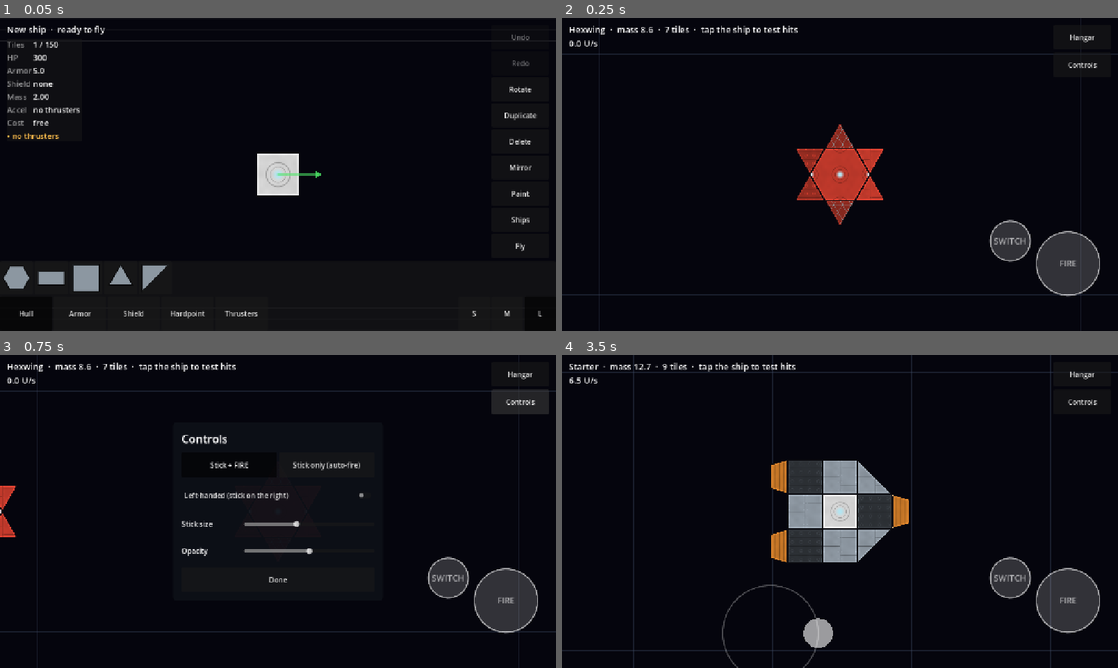
Above: before the commit, frames 1-4 (two rows, left to right).
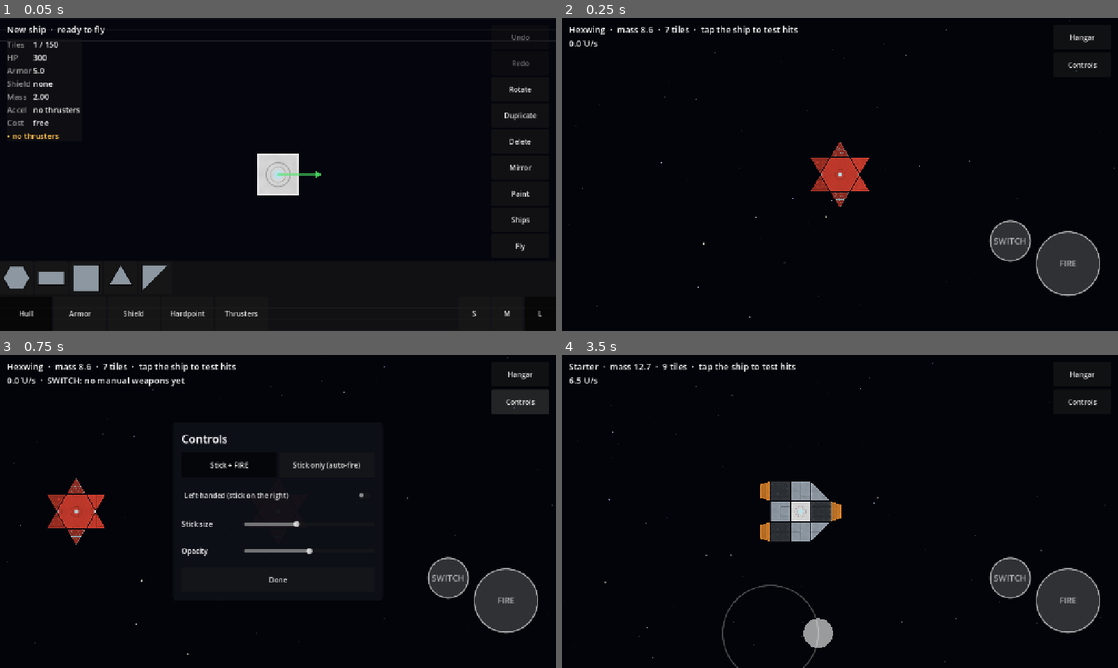
Above: after the commit, the same moments.

Repository: HermanRas/MobileSpaceShooter
Game: Godot game, scene res://dev_preview/drive_flight.tscn
Two runs of this game, one before a commit and one after it. Both use one fixed random seed, a clock stepped at 60 frames per second and the inputs below. This scene is started directly instead of the project's main scene.
Inputs (mouse positions are in pixels of both pictures, inside the frame that each line leads up to):
- Up to frame 1 (0.05 s): no input
- Up to frame 2 (0.25 s): no input
- Up to frame 3 (0.75 s): click "Controls" at 0.5 s
- Up to frame 4 (3.5 s): click "Done" at 1.25 s; tap Enter at 2 s; drag from (673, 511) to (895, 442) at 2.02 s; drag from (673, 511) to (812, 574) at 2.77 s

Frame 1 is identical in both runs. In frame 2, 2.9% of the frame differs, in the area x 0-100%, y 0-100%; in frame 3, 2.7%; in frame 4, 8.0%.

Commit message:
Phase 3.5: follow camera, parallax starfield, arena edge
FollowCamera leads the ship by its velocity and zooms out at speed, sized from
the ship's extent, and snaps on long jumps. The Starfield is a screen-space
shader with three parallax layers of hashed, twinkling stars. Arena (model,
tested) gives the sandbox a 240 U square: a red edge in the world, a red
screen-border glow and a warning near it, and a push back in past it. Tuning
in flight.json. drive_flight checks the lead, zoom, warning and push.

Co-Authored-By: Claude Opus 5.5 <noreply@anthropic.com>

Diff:
--- a/game/data/flight.json
+++ b/game/data/flight.json
@@ -11,5 +11,20 @@
 	"stop_speed_u": 0.05,
 	"stop_spin": 0.05,
 	"min_throttle": 0.05,
-	"ion_cooldown_rate": 2.0
+	"ion_cooldown_rate": 2.0,
+	"camera": {
+		"_doc": "Follow camera (3.5). The ship's longest side takes ship_screen_share of the screen height at rest; the view zooms out by speed_zoom_out per U/s, down to min_zoom_share of that. It leads the ship by look_ahead_s of its velocity.",
+		"ship_screen_share": 0.22,
+		"speed_zoom_out": 0.025,
+		"min_zoom_share": 0.6,
+		"look_ahead_s": 0.45,
+		"follow_rate": 6.0,
+		"zoom_rate": 2.0
+	},
+	"arena": {
+		"_doc": "The flight sandbox's bounds (3.5): a square of half_size_u around the start. Inside warn_margin_u of the edge the HUD warns; past the edge a push of push_back U/s^2 per U of depth steers the ship back. Story mode replaces the push with the world map (4.10).",
+		"half_size_u": 120.0,
+		"warn_margin_u": 25.0,
+		"push_back": 3.0
+	}
 }
--- a/game/dev_preview/drive_flight.gd
+++ b/game/dev_preview/drive_flight.gd
@@ -50,7 +50,47 @@
 
 	await _step_fly_the_starter_with_the_stick()
 	await _step_control_layouts()
+	await _step_camera_and_arena()
 	_finish()
+
+
+## Phase 3.5: the camera leads and zooms out at speed; the arena warns and pushes back.
+func _step_camera_and_arena() -> void:
+	var errors: PackedStringArray = []
+	_hangar.load_blueprint(Blueprint.from_dict(Data.json_dir("blueprints")["starter"], errors))
+	await _frames(2)
+	var sandbox: FlightSandbox = _hangar.fly()
+	await _frames(3)
+	var ship := sandbox.ship
+	var camera := get_viewport().get_camera_2d()
+	var rest_zoom := camera.zoom.x
+	var base := Vector2(300, 400)
+	_touch_at(0, base, true)
+	await _frames(1)
+	_drag_to(0, base + Vector2(110, 0))
+	await _physics_frames(150)
+	var lead := camera.get_screen_center_position() - ship.global_position
+	_check(lead.x > 20.0, "the camera leads the ship along its velocity (%.0f px ahead)" % lead.x)
+	_check(camera.zoom.x < rest_zoom * 0.95, "and zooms out at speed (%.2f -> %.2f)" % [rest_zoom, camera.zoom.x])
+	_save_shot("drive_flight_space.png")
+	_touch_at(0, base + Vector2(110, 0), false)
+	await _physics_frames(30)
+
+	var half := sandbox.arena.half_size_u * PX
+	_teleport(ship, Vector2(half - 5.0 * PX, 0))
+	await _physics_frames(2)
+	await _frames(2)
+	_check(sandbox._edge_glow.strength > 0.5 and "leaving" in sandbox._hud.text,
+			"near the edge: the glow (%.2f) and the warning (%s)" % [sandbox._edge_glow.strength, sandbox._hud.text])
+	_save_shot("drive_flight_edge.png")
+	_teleport(ship, Vector2(half + 10.0 * PX, 0))
+	await _physics_frames(2)
+	_check((ship.global_position.x - half) / PX > 9.0, "teleported past the edge")
+	await _physics_frames(180)
+	var depth := (ship.global_position.x - half) / PX
+	_check(depth < 8.0, "past the edge it's pushed back in (10 U out -> %.1f U)" % depth)
+	_hangar.land()
+	await _frames(2)
 
 
 ## Phase 3.4: stick + FIRE with two fingers at once, the 1-stick scheme, and the left-handed
@@ -147,6 +187,14 @@
 	_check(absf(ship.angular_velocity) < 0.1, "and stops turning (%.3f rad/s)" % ship.angular_velocity)
 	_hangar.land()
 	await _frames(2)
+
+
+## Moves a rigid body through the physics server; setting global_position on an awake body is
+## overwritten by the next physics step.
+func _teleport(body: RigidBody2D, at: Vector2) -> void:
+	PhysicsServer2D.body_set_state(body.get_rid(), PhysicsServer2D.BODY_STATE_TRANSFORM, Transform2D(0.0, at))
+	PhysicsServer2D.body_set_state(body.get_rid(), PhysicsServer2D.BODY_STATE_LINEAR_VELOCITY, Vector2.ZERO)
+	PhysicsServer2D.body_set_state(body.get_rid(), PhysicsServer2D.BODY_STATE_ANGULAR_VELOCITY, 0.0)
 
 
 func _touch_at(finger: int, at: Vector2, pressed: bool) -> void:
--- a/game/src/flight/flight_sandbox.gd
+++ b/game/src/flight/flight_sandbox.gd
@@ -6,7 +6,8 @@
 ## its undo history and unsaved edits. The ship spawns as a physics body flown by a
 ## FlightController (3.3) from the FlightControls (3.4: stick, FIRE, SWITCH, laid out from
 ## Settings; WASD/arrows/gamepad too). Tapping the ship highlights the tile a physics query hit
-## (the 3.1 check). The starfield and follow camera come in 3.5.
+## (the 3.1 check). A FollowCamera and a parallax Starfield (3.5); the Arena warns near its edge
+## and pushes the ship back in past it.
 
 signal closed
 
@@ -17,7 +18,11 @@
 ## How long building the ship body took, for the debug Perf log.
 var last_spawn_usec: int = 0
 
-var _camera := Camera2D.new()
+var arena: Arena
+
+var _camera := FollowCamera.new()
+var _arena_view := _ArenaView.new()
+var _edge_glow := _EdgeGlow.new()
 var _status := Label.new()
 var _picked := -1
 var _overlay := Node2D.new()
@@ -31,11 +36,13 @@
 
 ## Spawns `bp` (already validated) at the origin.
 func open(bp: Blueprint, placement: Placement) -> void:
+	var flight: Dictionary = Data.table(&"flight")
+	arena = Arena.from_table(flight.get("arena", {}))
 	var world := Node2D.new()
 	world.name = "World"
 	add_child(world)
-	var backdrop := _Backdrop.new()
-	world.add_child(backdrop)
+	_arena_view.arena = arena
+	world.add_child(_arena_view)
 
 	var started := Time.get_ticks_usec()
 	ship = ShipBody.create(bp, placement)
@@ -44,13 +51,16 @@
 	pilot = FlightController.new()
 	pilot.name = "Pilot"
 	ship.add_child(pilot)
-	pilot.attach(ship, Data.table(&"flight"))
+	pilot.attach(ship, flight)
 	_overlay.draw.connect(_draw_pick)
 	ship.add_child(_overlay)
 
-	_camera.zoom = Vector2.ONE * _fit_zoom(bp, placement)
 	world.add_child(_camera)
+	_camera.configure(flight.get("camera", {}), ship, _extent_u(bp, placement))
 	_camera.make_current()
+	var stars := Starfield.new()
+	stars.camera = _camera
+	add_child(stars)
 	_build_ui()
 	_show_status()
 
@@ -67,15 +77,24 @@
 	if ship == null:
 		return
 	pilot.stick = controls.stick_value()
-	_camera.position = ship.global_position
+	var warning := arena.warning(ship.global_position / PX)
+	_edge_glow.strength = warning
 	var parts: PackedStringArray = ["%.1f U/s" % (ship.linear_velocity.length() / PX)]
 	if pilot.braking and ship.linear_velocity.length() > 1.0:
 		parts.append("braking")
 	if controls.is_firing():
 		parts.append("FIRE (weapons arrive in Phase 4)")
+	if warning > 0.0:
+		parts.append("leaving the area" if arena.contains(ship.global_position / PX) else "outside the area: turning you back")
 	if Time.get_ticks_msec() < _note_until:
 		parts.append(_note)
 	_hud.text = "  ·  ".join(parts)
+
+
+func _physics_process(_delta: float) -> void:
+	if ship != null:
+		# The sandbox's soft wall. Story mode opens the world map at the edge instead (4.10).
+		ship.apply_central_force(arena.push(ship.global_position / PX) * ship.mass * PX)
 
 
 func _unhandled_input(event: InputEvent) -> void:
@@ -133,6 +152,9 @@
 		_note = "SWITCH: no manual weapons yet"
 		_note_until = Time.get_ticks_msec() + 2000)
 	ui.add_child(controls)
+	_edge_glow.set_anchors_and_offsets_preset(Control.PRESET_FULL_RECT)
+	_edge_glow.mouse_filter = Control.MOUSE_FILTER_IGNORE
+	ui.add_child(_edge_glow)
 	_status.position = Vector2(16, 12)
 	_status.add_theme_font_size_override(&"font_size", 20)
 	_status.mouse_filter = Control.MOUSE_FILTER_IGNORE
@@ -168,23 +190,47 @@
 		_controls_panel.position = (_controls_panel.get_viewport_rect().size - _controls_panel.size) * 0.5
 
 
-## Zoom that shows the whole ship at about a third of the screen height.
-func _fit_zoom(bp: Blueprint, placement: Placement) -> float:
+## The ship's longest side, in U, for the camera's resting zoom.
+func _extent_u(bp: Blueprint, placement: Placement) -> float:
 	var bounds := Rect2()
 	for tile in bp.tiles:
 		for p in placement.tile_polygon(tile):
 			bounds = bounds.expand(p)  # starts at the origin, which the core always covers
-	var extent := maxf(maxf(bounds.size.x, bounds.size.y), 1.0) * PX
-	return clampf(240.0 / extent, 0.25, 3.0)
-
-
-## A plain reference grid so the ship has something to move against until 3.5's starfield.
-class _Backdrop extends Node2D:
-	const STEP := 256.0
-	const REACH := 40
+	return maxf(bounds.size.x, bounds.size.y)
+
+
+## The arena's edge in the world: a red line, drawn the same width on screen at any zoom.
+class _ArenaView extends Node2D:
+	var arena: Arena
+
+	func _process(_delta: float) -> void:
+		queue_redraw()
 
 	func _draw() -> void:
-		var color := Color(0.25, 0.3, 0.4, 0.35)
-		for i in range(-REACH, REACH + 1):
-			draw_line(Vector2(i * STEP, -REACH * STEP), Vector2(i * STEP, REACH * STEP), color, 1.0)
-			draw_line(Vector2(-REACH * STEP, i * STEP), Vector2(REACH * STEP, i * STEP), color, 1.0)
+		if arena == null:
+			return
+		var camera := get_viewport().get_camera_2d()
+		var width := 3.0 / (camera.zoom.x if camera != null else 1.0)
+		var half := arena.half_size_u * ShipMesh.PX_PER_U
+		draw_rect(Rect2(-half, -half, half * 2.0, half * 2.0), Color(1.0, 0.3, 0.25, 0.7), false, width)
+
+
+## A red glow around the screen's edge that strengthens as the ship nears the arena's edge.
+class _EdgeGlow extends Control:
+	const BANDS := 8
+	const DEPTH := 90.0
+
+	var strength := 0.0:
+		set(value):
+			if not is_equal_approx(value, strength):
+				strength = value
+				queue_redraw()
+
+	func _draw() -> void:
+		if strength <= 0.0:
+			return
+		for i in BANDS:
+			var inset := DEPTH * i / BANDS
+			var alpha := strength * 0.45 * (1.0 - float(i) / BANDS)
+			draw_rect(Rect2(Vector2(inset, inset), size - Vector2(inset, inset) * 2.0), Color(1.0, 0.2, 0.15, alpha),
+					false, DEPTH / BANDS)
--- /dev/null
+++ b/game/src/flight/follow_camera.gd
@@ -0,0 +1,44 @@
+class_name FollowCamera
+extends Camera2D
+## Follows a ship (PLAN.md Phase 3.5): leads it along its velocity so you see where you're
+## going, and zooms out as it speeds up so going fast feels fast. Sized so the ship's longest
+## side takes a fixed share of the screen at rest, whatever the ship's size.
+
+const PX := ShipMesh.PX_PER_U
+
+var target: ShipBody
+var ship_screen_share := 0.22
+## Zoom-out per U/s of speed, down to min_zoom_share of the resting zoom.
+var speed_zoom_out := 0.025
+var min_zoom_share := 0.6
+var look_ahead_s := 0.45
+## 1/s: how quickly the camera catches up with where it wants to be, and with the zoom.
+var follow_rate := 6.0
+var zoom_rate := 2.0
+
+var _rest_zoom := 1.0
+
+
+func configure(table: Dictionary, ship: ShipBody, extent_u: float) -> void:
+	for key in ["ship_screen_share", "speed_zoom_out", "min_zoom_share", "look_ahead_s", "follow_rate", "zoom_rate"]:
+		if table.has(key):
+			set(key, float(table[key]))
+	target = ship
+	var screen_h := get_viewport_rect().size.y
+	_rest_zoom = clampf(screen_h * ship_screen_share / (maxf(extent_u, 1.0) * PX), 0.15, 3.0)
+	zoom = Vector2.ONE * _rest_zoom
+	position = ship.global_position
+
+
+func _process(delta: float) -> void:
+	if target == null:
+		return
+	var speed_u := target.linear_velocity.length() / PX
+	var wanted_zoom := _rest_zoom * maxf(1.0 / (1.0 + speed_zoom_out * speed_u), min_zoom_share)
+	zoom = Vector2.ONE * lerpf(zoom.x, wanted_zoom, minf(zoom_rate * delta, 1.0))
+	var wanted := target.global_position + target.linear_velocity * look_ahead_s
+	# A jump (respawn, teleport) further than a screen away snaps instead of sliding across.
+	if position.distance_to(wanted) > get_viewport_rect().size.x / zoom.x:
+		position = wanted
+	else:
+		position = position.lerp(wanted, minf(follow_rate * delta, 1.0))
--- /dev/null
+++ b/game/src/flight/starfield.gd
@@ -0,0 +1,29 @@
+class_name Starfield
+extends CanvasLayer
+## The flight background (Phase 3.5): a full-screen rect with starfield.gdshader, behind the
+## world, fed the camera's position and zoom each frame so its layers scroll at their own
+## parallax rates.
+
+const SHADER := preload("res://src/flight/starfield.gdshader")
+
+var camera: Camera2D
+
+var _rect := ColorRect.new()
+var _material := ShaderMaterial.new()
+
+
+func _ready() -> void:
+	layer = -10
+	_material.shader = SHADER
+	_rect.material = _material
+	_rect.mouse_filter = Control.MOUSE_FILTER_IGNORE
+	_rect.set_anchors_and_offsets_preset(Control.PRESET_FULL_RECT)
+	add_child(_rect)
+
+
+func _process(_delta: float) -> void:
+	if camera == null:
+		return
+	_material.set_shader_parameter(&"camera_position", camera.get_screen_center_position())
+	_material.set_shader_parameter(&"camera_zoom", camera.zoom.x)
+	_material.set_shader_parameter(&"screen_size", _rect.size)
--- /dev/null
+++ b/game/src/flight/starfield.gdshader
@@ -0,0 +1,40 @@
+shader_type canvas_item;
+// A procedural starfield (PLAN.md Phase 3.5): three layers of hashed stars, each scrolling at
+// its own fraction of the camera's movement for parallax, drawn in screen space behind the
+// world. No textures, so it costs nothing to load and never shows a seam.
+
+uniform vec2 camera_position = vec2(0.0);   // world pixels
+uniform float camera_zoom = 1.0;
+uniform vec2 screen_size = vec2(1280.0, 720.0);
+uniform vec4 background : source_color = vec4(0.01, 0.015, 0.035, 1.0);
+uniform float time_scale = 1.0;
+
+float hash(vec2 p) {
+	p = fract(p * vec2(123.34, 456.21));
+	p += dot(p, p + 45.32);
+	return fract(p.x * p.y);
+}
+
+// One layer: a grid of cells, at most one star per cell, at a random spot within it.
+vec3 layer(vec2 world, float cell, float density, float star_size, vec3 tint, float t) {
+	vec2 grid = world / cell;
+	vec2 id = floor(grid);
+	vec2 local = fract(grid) - 0.5;
+	float present = step(1.0 - density, hash(id));
+	vec2 offset = vec2(hash(id + 3.1), hash(id + 7.7)) - 0.5;
+	float d = length(local - offset * 0.8) * cell;
+	float twinkle = 0.75 + 0.25 * sin(t * (1.0 + hash(id + 1.3) * 3.0) + hash(id) * 6.28);
+	float glow = smoothstep(star_size, 0.0, d) * present * twinkle;
+	return tint * glow * (0.5 + hash(id + 9.9));
+}
+
+void fragment() {
+	vec2 screen = (SCREEN_UV - 0.5) * screen_size / camera_zoom;
+	float t = TIME * time_scale;
+	vec3 color = background.rgb;
+	// Far, middle, near: scrolling at 10%, 30% and 60% of the camera.
+	color += layer(screen + camera_position * 0.1, 90.0, 0.35, 2.0, vec3(0.55, 0.6, 0.8), t) * 0.9;
+	color += layer(screen + camera_position * 0.3, 160.0, 0.25, 3.0, vec3(0.8, 0.85, 1.0), t);
+	color += layer(screen + camera_position * 0.6, 260.0, 0.18, 4.2, vec3(1.0, 0.95, 0.85), t);
+	COLOR = vec4(color, 1.0);
+}
--- /dev/null
+++ b/game/src/model/arena.gd
@@ -0,0 +1,39 @@
+class_name Arena
+extends RefCounted
+## A square play area (PLAN.md Phase 3.5): how close a point is to its edge, and the push that
+## steers a ship back once it's past it. In U, centred on the origin.
+
+var half_size_u := 120.0
+var warn_margin_u := 25.0
+## U/s² of push per U past the edge.
+var push_back := 3.0
+
+
+static func from_table(table: Dictionary) -> Arena:
+	var arena := Arena.new()
+	arena.half_size_u = float(table.get("half_size_u", arena.half_size_u))
+	arena.warn_margin_u = float(table.get("warn_margin_u", arena.warn_margin_u))
+	arena.push_back = float(table.get("push_back", arena.push_back))
+	return arena
+
+
+## 0 well inside, rising to 1 at the edge (and staying 1 beyond it).
+func warning(point_u: Vector2) -> float:
+	var to_edge := half_size_u - maxf(absf(point_u.x), absf(point_u.y))
+	if warn_margin_u <= 0.0:
+		return 1.0 if to_edge <= 0.0 else 0.0
+	return clampf(1.0 - to_edge / warn_margin_u, 0.0, 1.0)
+
+
+## The acceleration (U/s²) pulling a point past the edge back in; zero inside.
+func push(point_u: Vector2) -> Vector2:
+	var out := Vector2.ZERO
+	for axis in 2:
+		var depth := absf(point_u[axis]) - half_size_u
+		if depth > 0.0:
+			out[axis] = -signf(point_u[axis]) * depth * push_back
+	return out
+
+
+func contains(point_u: Vector2) -> bool:
+	return absf(point_u.x) <= half_size_u and absf(point_u.y) <= half_size_u
--- /dev/null
+++ b/game/tests/model/test_arena.gd
@@ -0,0 +1,30 @@
+extends TestCase
+## Phase 3.5: the arena's edge warning and push-back.
+
+var arena: Arena
+
+
+func before_each() -> void:
+	arena = Arena.from_table({"half_size_u": 100.0, "warn_margin_u": 20.0, "push_back": 2.0})
+
+
+func test_the_warning_rises_across_the_margin() -> void:
+	assert_eq(arena.warning(Vector2.ZERO), 0.0)
+	assert_eq(arena.warning(Vector2(79, 0)), 0.0, "outside the margin: quiet")
+	assert_almost_eq(arena.warning(Vector2(90, 0)), 0.5, 0.0001, "halfway through the margin")
+	assert_almost_eq(arena.warning(Vector2(-50, -95)), 0.75, 0.0001, "the nearest edge counts")
+	assert_eq(arena.warning(Vector2(130, 0)), 1.0, "past the edge: full")
+
+
+func test_the_push_only_starts_past_the_edge_and_points_back() -> void:
+	assert_eq(arena.push(Vector2(99, -99)), Vector2.ZERO)
+	assert_eq(arena.push(Vector2(110, 0)), Vector2(-20, 0), "10 U past × 2")
+	assert_eq(arena.push(Vector2(-105, 103)), Vector2(10, -6), "each axis on its own")
+	assert_true(arena.contains(Vector2(100, -100)))
+	assert_false(arena.contains(Vector2(100.1, 0)))
+
+
+func test_the_sandbox_arena_loads_from_data() -> void:
+	var loaded := Arena.from_table(Data.table(&"flight")["arena"])
+	assert_true(loaded.half_size_u > 50.0)
+	assert_true(loaded.warn_margin_u > 0.0 and loaded.warn_margin_u < loaded.half_size_u)
Not shown, added: game/src/flight/follow_camera.gd.uid
Not shown, added: game/src/flight/starfield.gd.uid
Not shown, added: game/src/flight/starfield.gdshader.uid
Not shown, added: game/src/model/arena.gd.uid
Not shown, added: game/tests/model/test_arena.gd.uid
Not shown, changed: Docs/PLAN.md
